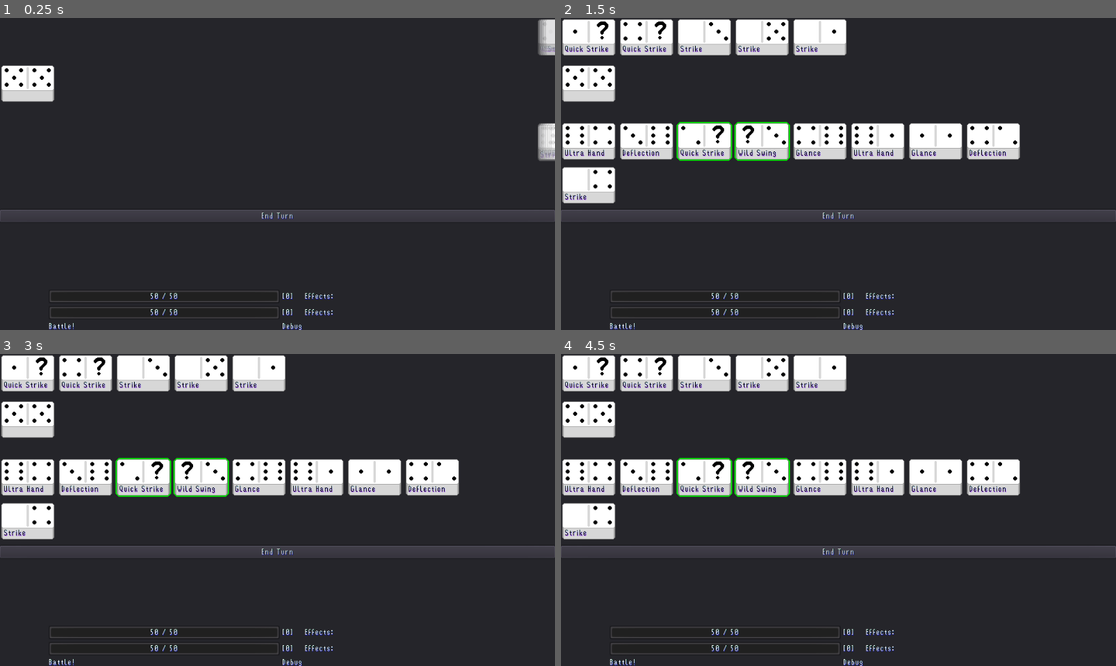
Above: before the commit, frames 1-4 (two rows, left to right).
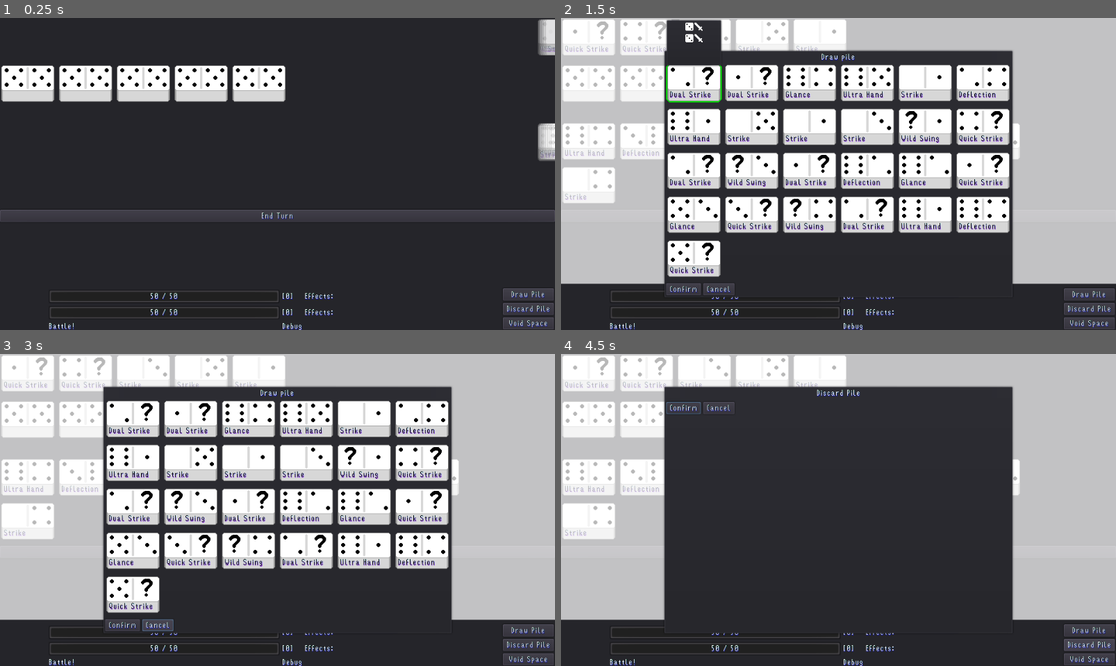
Above: after the commit, the same moments.

Repository: boomyville/domino-dominion
Game: Godot game, scene res://Title.tscn
Same seed, same stepped clock (60 frames per second), same inputs: the game is played once before the commit and once after it.
Inputs (mouse positions are in pixels of both pictures, inside the frame that each line leads up to):
- Up to frame 1 (0.25 s): no input
- Up to frame 2 (1.5 s): click (1088, 295) at 0.5 s, where only the run after the commit has a clickable "Draw Pile"; click (677, 83) at 1.27 s
- Up to frame 3 (3 s): click (144, 419) at 2.02 s; click (155, 625) at 2.75 s, where only the run after the commit has a clickable "Cancel"
- Up to frame 4 (4.5 s): click (683, 625) at 3.5 s, where only the run after the commit has a clickable "Confirm"; click (1088, 644) at 4.25 s, where only the run after the commit has a clickable "Discard Pile"

The runs differ from the first frame. In frame 1, 5.3% of the frame differs, in the area x 10-100%, y 15-100%; in frame 2, 64%, in the area x 0-100%, y 0-100%; in frame 3, 63%; in frame 4, 42%.

Commit message:
added ability to see the draw pile, discard pile and void space

Diff:
--- a/Battlers/Battler.gd
+++ b/Battlers/Battler.gd
@@ -84,7 +84,6 @@
 
 	# Remove the domino from its collection
 	collection.remove_child(user_domino)
-
 	# Animate the remaining dominos to slide into their new positions
 	var tween = Game.get_node("Game").tween
 	for i in range(collection.get_child_count()):
--- a/Domino/DominoContainer.gd
+++ b/Domino/DominoContainer.gd
@@ -73,23 +73,36 @@
 func bb_code_random():
 	return "[font=res://Fonts/VAlign.tres][img]res://Icons/Random.png[/img][/font]"
 
-# Add this function in your DominoContainer script
 func shadow_copy() -> DominoContainer:
 	var duplicate_instance = self.duplicate()
 
-	# Copy each custom property
+	# Create deep copies of scripts and resources
+	duplicate_instance.set_script(null)  # Break script reference
+	duplicate_instance.set_script(load(self.get_script().get_path()))  # Re-attach script
+
+	# Deep copy custom properties (if they are objects)
 	duplicate_instance.number1 = self.number1
 	duplicate_instance.number2 = self.number2
 	duplicate_instance.user = self.user
 	duplicate_instance.domino_name = self.domino_name
 	duplicate_instance.is_mouse_in_container = self.is_mouse_in_container
 	duplicate_instance.battle_text = self.battle_text
-	duplicate_instance.shader_material_left = self.shader_material_left
-	duplicate_instance.shader_material_right = self.shader_material_right
-	duplicate_instance.shader_material_domino = self.shader_material_domino
+
+	# Create material copies to break texture references
+	if(self.shader_material_left):
+		duplicate_instance.shader_material_left = self.shader_material_left.duplicate()
+
+	if(self.shader_material_right):
+		duplicate_instance.shader_material_right = self.shader_material_right.duplicate()
+
+	if(self.shader_material_domino):
+		duplicate_instance.shader_material_domino = self.shader_material_domino.duplicate()
+
 	# Set the flag to indicate this domino is in popup mode
-	duplicate_instance.shadow_variant = true  # Add this flag
+	duplicate_instance.shadow_variant = true
+
 	return duplicate_instance
+
 
 func check_shadow_match(domino: DominoContainer) -> bool:
 	return self.number1 == domino.number1 && self.number2 == domino.number2 && domino.user == self.user && domino.domino_name == self.domino_name
--- a/Game.gd
+++ b/Game.gd
@@ -33,8 +33,10 @@
 	PILE_SELECTION,
 	HAND_SELECTION,
 	VOID_SELECTION,
+	DOMINO_CHECK,
 	INACTIVE
 }
+
 var game_state = GameState.DEFAULT
 
 const GAME_STATE_STRINGS = {
@@ -43,6 +45,7 @@
 	GameState.PILE_SELECTION: "Pile Selection",
 	GameState.HAND_SELECTION: "Hand Selection",
 	GameState.VOID_SELECTION: "Void Selection",
+	GameState.DOMINO_CHECK: "Domino Check",
 	GameState.INACTIVE: "Inactive"
 }
 
@@ -57,12 +60,9 @@
 		draw_hand(1, "PLAYER", "ANY")
 	if event is InputEventKey and event.scancode == KEY_2 and event.pressed:
 		trigger_domino_transfer(null, true, 1, "PLAYER", "HAND", "DISCARD")
-		play_board.get_parent().set_h_scroll(play_board.rect_size.x)
-		print(play_board.get_parent().get_h_scroll(), ": scroll size")
-		print("Playboard size: ", play_board.rect_size.x)
 	if event is InputEventKey and event.scancode == KEY_3 and event.pressed:
-		print(player.discard_pile.size(), " dominos in player's discard pile.")
-#=====================================================
+		pass
+
 # Initialisation
 #=====================================================
 func _ready():
@@ -100,8 +100,20 @@
 func draw_first_domino():
 	var first_domino_number = randi() % 6 + 1 # Roll a die (1-6)
 	var domino = DominoContainerScene.instance()
+	var domino2 = DominoContainerScene.instance()
+	var domino3 = DominoContainerScene.instance()
+	var domino4 = DominoContainerScene.instance()
+	var domino5 = DominoContainerScene.instance()
 	domino.set_numbers(first_domino_number, first_domino_number, "board") # Set the numbers for the domino
+	domino2.set_numbers(first_domino_number, first_domino_number, "board") # Set the numbers for the domino
+	domino3.set_numbers(first_domino_number, first_domino_number, "board") # Set the numbers for the domino
+	domino4.set_numbers(first_domino_number, first_domino_number, "board") # Set the numbers for the domino
+	domino5.set_numbers(first_domino_number, first_domino_number, "board") # Set the numbers for the domino
 	play_board.add_child(domino)
+	play_board.add_child(domino2)
+	play_board.add_child(domino3)
+	play_board.add_child(domino4)
+	play_board.add_child(domino5)
 	set_played_number(first_domino_number) # Set the last played number
 
 #=====================================================
@@ -181,8 +193,6 @@
 
 # Move a valid domino to the play field and disable its buttons
 func move_domino_to_playfield(domino_container):
-	domino_container.clear_highlight()
-	domino_container.set_clicked(false)
 
 	# Apply domino effect (such as damage or shielding)
 	if domino_container.get_user().to_upper() == "PLAYER":
@@ -207,8 +217,10 @@
 		enemy_hand.remove_child(domino_container) # Remove from AI's hand
 
 	domino_container.set_user("board") # Set the user to the board
+	domino_container.set_clicked(false)
+	domino_container.clear_highlight()
 	play_board.add_child(domino_container) # Add to play field
-	play_board.get_child(play_board.get_child_count() - 1).grab_focus()
+	#play_board.get_child(play_board.get_child_count() - 1).grab_focus()
 
 	# Set the initial position to the start position
 	domino_container.rect_position = start_position
@@ -247,6 +259,8 @@
 		tween.interpolate_property(remaining_domino, "rect_position", remaining_domino.rect_position, new_position, 0.5, Tween.TRANS_LINEAR, Tween.EASE_IN_OUT)
 
 	tween.start()
+	yield(get_tree().create_timer(0.1), "timeout") # Wait for the animation to finish
+	play_board.get_parent().set_h_scroll(play_board.rect_size.x)
 
 #=====================================================
 # Domino manipulation selection
@@ -383,7 +397,7 @@
 			collection_copy.resize(collection_size)
 
 		selection_popup.setup_selection_popup(collection_copy, selection_minimum, maximium_selection, origin_domino, target, collection, destination_collection, "process_selection")
-		selection_popup.popup_centered()
+		selection_popup.get_node("PopupPanel").popup_centered()
 
 
 func process_selection(selected_dominos: Array, target: String, origin_collection, destination_collection: String):
@@ -612,3 +626,22 @@
 		if domino is DominoContainer:
 			var can_be_played = domino.can_play(last_played_number, player, enemy)
 			domino.update_highlight(can_be_played != "unplayable" && can_be_played != "prohibited")
+
+func exit_popup():
+	selection_popup.hide()
+
+func _on_ShowDraw_pressed():
+	selection_popup.show()
+	selection_popup.setup_collection_popup(player.get_draw_pile(), "DRAW")
+	selection_popup.get_node("PopupPanel").popup_centered()
+
+func _on_ShowDiscard_pressed():
+	selection_popup.show()
+	selection_popup.setup_collection_popup(player.get_discard_pile(), "DISCARD")
+	selection_popup.get_node("PopupPanel").popup_centered()
+
+
+func _on_ShowVoid_pressed():
+	selection_popup.show()
+	selection_popup.setup_collection_popup(player.get_void_space(), "VOID")
+	selection_popup.get_node("PopupPanel").popup_centered()
--- a/Main.tscn
+++ b/Main.tscn
@@ -54,7 +54,7 @@
 
 [node name="GUIContainer" type="GridContainer" parent="."]
 margin_top = 470.0
-margin_right = 1025.0
+margin_right = 800.0
 margin_bottom = 541.0
 columns = 5
 
@@ -174,4 +174,36 @@
 margin_bottom = 540.0
 rect_min_size = Vector2( 960, 540 )
 
+[node name="OptionMenu" type="VBoxContainer" parent="."]
+margin_left = 870.0
+margin_top = 468.0
+margin_right = 958.0
+margin_bottom = 540.0
+
+[node name="ShowDraw" type="Button" parent="OptionMenu"]
+margin_right = 88.0
+margin_bottom = 21.0
+theme = ExtResource( 5 )
+custom_fonts/font = ExtResource( 4 )
+text = "Draw Pile"
+
+[node name="ShowDiscard" type="Button" parent="OptionMenu"]
+margin_top = 25.0
+margin_right = 88.0
+margin_bottom = 46.0
+theme = ExtResource( 5 )
+custom_fonts/font = ExtResource( 4 )
+text = "Discard Pile"
+
+[node name="ShowVoid" type="Button" parent="OptionMenu"]
+margin_top = 50.0
+margin_right = 88.0
+margin_bottom = 71.0
+theme = ExtResource( 5 )
+custom_fonts/font = ExtResource( 4 )
+text = "Void Space"
+
 [connection signal="gui_input" from="Background/Panel" to="Game" method="_on_Panel_gui_input"]
+[connection signal="pressed" from="OptionMenu/ShowDraw" to="Game" method="_on_ShowDraw_pressed"]
+[connection signal="pressed" from="OptionMenu/ShowDiscard" to="Game" method="_on_ShowDiscard_pressed"]
+[connection signal="pressed" from="OptionMenu/ShowVoid" to="Game" method="_on_ShowVoid_pressed"]
--- a/SelectionPopup.gd
+++ b/SelectionPopup.gd
@@ -1,18 +1,21 @@
-extends PopupPanel
+extends CanvasLayer
 
 var minimum_selections = 1
 var maximum_selections = 1
 var selected_dominos = []
 var dominos_to_display # Array of dominos available for selection
 var origin_domino = null
-var target = "PLAYER"	# Can also be ENEMY and BOARD
-var collection = "HAND"	# can also be PILE, DISCARD or VOID. For BOARD, collection is ignored
+var target = "PLAYER"  # Can also be ENEMY and BOARD
+var collection = "HAND"  # can also be PILE, DISCARD or VOID. For BOARD, collection is ignored
 var destination_collection = "HAND" # can also be PILE, DISCARD or VOID (cannot be BOARD)
+var game = Game.get_node("Game")
 
-onready var confirmButton = get_node("VBoxContainer/HBoxContainer/ConfirmButton")
+onready var confirmButton = $PopupPanel/VBoxContainer/HBoxContainer/ConfirmButton
+onready var background_dimmer = $BackgroundDimmer # Assuming this is a semi-transparent ColorRect to dim background
 
 func _ready():
 	confirmButton.connect("pressed", self, "_on_ConfirmButton_pressed")
+	background_dimmer.visible = false  # Ensure dimmer is hidden initially
 
 # Called to initialize the popup with dominos from the player's hand
 func setup_selection_popup(dominos_to_display, minimum_selections: int, maximum_selections: int, origin_domino: DominoContainer, target: String, collection: String, destination_collection: String, method: String):
@@ -25,9 +28,49 @@
 	self.destination_collection = destination_collection
 	selected_dominos.clear()
 	display_dominos()
+	background_dimmer.visible = true
+	self.visible = true  # Show CanvasLayer popup
+
+# Show draw pile / discar pile / void space
+func setup_collection_popup(dominos_to_display: Array, type: String):
+	self.dominos_to_display = dominos_to_display
+	Game.get_node("Game").game_state = Game.get_node("Game").GameState.DOMINO_CHECK
+	display_collection(type)
+	background_dimmer.visible = true
+	self.visible = true  # Show CanvasLayer popup
+
+func display_collection(type: String):
+	var message = $PopupPanel/VBoxContainer/InfoMessage
+	match type.to_upper():
+		"DRAW":
+			message.text = "Draw pile"
+		"DISCARD":
+			message.text = "Discard Pile"
+		"VOID":
+			message.text = "Void space"
+
+	var container = $PopupPanel/VBoxContainer/GridContainer
+
+	for child in container.get_children():
+		container.remove_child(child)  # Clear any existing UI elements in the popup
+
+	# Create clones for display purposes only
+	for domino in dominos_to_display:
+		var domino_clone = domino.shadow_copy()
+
+		var right_tile = domino_clone.get_node("HBoxContainer/RightTile")
+		var left_tile = domino_clone.get_node("HBoxContainer/LeftTile")
+
+		left_tile.connect("pressed", self, "_on_domino_clicked", [domino_clone])
+		right_tile.connect("pressed", self, "_on_domino_clicked", [domino_clone])
+
+		domino_clone.visible = true
+		domino_clone.modulate = Color(1, 1, 1, 1)
+		container.add_child(domino_clone)
+
 
 func display_dominos():
-	var message = $VBoxContainer/InfoMessage
+	var message = $PopupPanel/VBoxContainer/InfoMessage
 	var msg = ""
 	if minimum_selections == maximum_selections:
 		if minimum_selections > 1:
@@ -52,60 +95,55 @@
 
 	message.text = msg
 
-	var container = $VBoxContainer/GridContainer
+	var container = $PopupPanel/VBoxContainer/GridContainer
 	for child in container.get_children():
-		child.queue_free()  # Clear any existing UI elements in the popup
+		container.remove_child(child)  # Clear any existing UI elements in the popup
 
 	# Create clones for display purposes only
 	for domino in dominos_to_display:
 		if domino != origin_domino and domino != null:
-			# Use shadow_copy() to create a temporary duplicate
 			var domino_clone = domino.shadow_copy()
-
-			# Ensure the tiles are interactive and visible
 			var left_tile = domino_clone.get_node("HBoxContainer/LeftTile")
 			left_tile.mouse_filter = Control.MOUSE_FILTER_PASS
 			left_tile.visible = true
-
 			var right_tile = domino_clone.get_node("HBoxContainer/RightTile")
 			right_tile.mouse_filter = Control.MOUSE_FILTER_PASS
 			right_tile.visible = true
-
-			# Connect buttons to click handler and pass reference to the original domino
 			left_tile.connect("pressed", self, "_on_domino_clicked", [domino_clone])
 			right_tile.connect("pressed", self, "_on_domino_clicked", [domino_clone])
-
-			# Add the clone to the GridContainer (for temporary display only)
 			container.add_child(domino_clone)
 
 	update_confirm_button()
 
-# Toggle selection on domino click
 func _on_domino_clicked(original_domino):
-	# Flip selection state for the original domino
-	original_domino.set_clicked(!original_domino.selected)
 
-	if original_domino.selected:
-		selected_dominos.append(original_domino)  # Add the original domino to selections
+	if game.game_state != game.GameState.DOMINO_CHECK:
+		original_domino.set_clicked(!original_domino.selected)
+		if original_domino.selected:
+			selected_dominos.append(original_domino)
+		else:
+			selected_dominos.erase(original_domino)
 	else:
-		selected_dominos.erase(original_domino)
-
-	# Debugging info
-	var msg = ""
-	for domino in selected_dominos:
-		msg += domino.domino_name + " "
-	Game.get_node("Game").debug_text.text = msg
+		original_domino.show_domino_description(original_domino)
 
 	update_confirm_button()
-# Enable confirm button only if enough dominos are selected
+
 func update_confirm_button():
-	confirmButton.disabled = !(selected_dominos.size() >= minimum_selections && selected_dominos.size() <= maximum_selections)
+
+	confirmButton.disabled = !((game.game_state == game.GameState.DOMINO_CHECK) || selected_dominos.size() >= minimum_selections && selected_dominos.size() <= maximum_selections)
 
 # Confirm selection and trigger discard
 func _on_ConfirmButton_pressed():
-	# Call the function in the main game to process the discard
-	#Game.get_node("Game").call(self.method, selected_dominos)
-	Game.get_node("Game").process_selection(selected_dominos, target, collection, destination_collection)
-	origin_domino.emit_signal("pre_effect_complete")
-	self.hide()  # Close the popup after confirming
-	Game.get_node("Game").unselect_dominos()
+	match game.game_state:
+		game.GameState.DOMINO_CHECK:
+			hide_popup()
+			game.game_state = game.GameState.DEFAULT
+		_:
+			game.process_selection(selected_dominos, target, collection, destination_collection)
+			origin_domino.emit_signal("pre_effect_complete")
+			hide_popup()
+
+func hide_popup():
+	self.visible = false
+	background_dimmer.visible = false
+	game.unselect_dominos()
--- a/SelectionPopup.tscn
+++ b/SelectionPopup.tscn
@@ -4,48 +4,58 @@
 [ext_resource path="res://Domino/TextBoxWhiteTheme.tres" type="Theme" id=2]
 [ext_resource path="res://SelectionPopup.gd" type="Script" id=3]
 
-[node name="SelectionPopup" type="PopupPanel"]
-margin_right = 600.0
-margin_bottom = 400.0
-rect_min_size = Vector2( 600, 400 )
-popup_exclusive = true
+[node name="SelectionPopup" type="CanvasLayer"]
 script = ExtResource( 3 )
 
-[node name="VBoxContainer" type="VBoxContainer" parent="."]
+[node name="PopupPanel" type="PopupPanel" parent="."]
+visible = true
+margin_right = 8.0
+margin_bottom = 8.0
+popup_exclusive = true
+
+[node name="VBoxContainer" type="VBoxContainer" parent="PopupPanel"]
 margin_left = 4.0
 margin_top = 4.0
-margin_right = 596.0
-margin_bottom = 396.0
+margin_right = 122.0
+margin_bottom = 48.0
 
-[node name="InfoMessage" type="Label" parent="VBoxContainer"]
+[node name="InfoMessage" type="Label" parent="PopupPanel/VBoxContainer"]
 margin_right = 118.0
 margin_bottom = 15.0
 theme = ExtResource( 2 )
 text = "Select a domino"
 align = 1
 
-[node name="GridContainer" type="GridContainer" parent="VBoxContainer"]
+[node name="GridContainer" type="GridContainer" parent="PopupPanel/VBoxContainer"]
 margin_top = 19.0
 margin_right = 118.0
 margin_bottom = 19.0
 columns = 6
 
-[node name="HBoxContainer" type="HBoxContainer" parent="VBoxContainer"]
+[node name="HBoxContainer" type="HBoxContainer" parent="PopupPanel/VBoxContainer"]
 margin_top = 23.0
 margin_right = 118.0
 margin_bottom = 44.0
 
-[node name="ConfirmButton" type="Button" parent="VBoxContainer/HBoxContainer"]
+[node name="ConfirmButton" type="Button" parent="PopupPanel/VBoxContainer/HBoxContainer"]
 margin_right = 60.0
 margin_bottom = 21.0
 theme = ExtResource( 2 )
 custom_fonts/font = ExtResource( 1 )
 text = "Confirm"
 
-[node name="CancelButton" type="Button" parent="VBoxContainer/HBoxContainer"]
+[node name="CancelButton" type="Button" parent="PopupPanel/VBoxContainer/HBoxContainer"]
 margin_left = 64.0
 margin_right = 118.0
 margin_bottom = 21.0
 theme = ExtResource( 2 )
 custom_fonts/font = ExtResource( 1 )
 text = "Cancel"
+
+[node name="BackgroundDimmer" type="ColorRect" parent="."]
+margin_right = 960.0
+margin_bottom = 460.0
+rect_min_size = Vector2( 960, 460 )
+size_flags_horizontal = 3
+size_flags_vertical = 3
+color = Color( 1, 1, 1, 0.721569 )
Binary file added: Icons/Random.png
